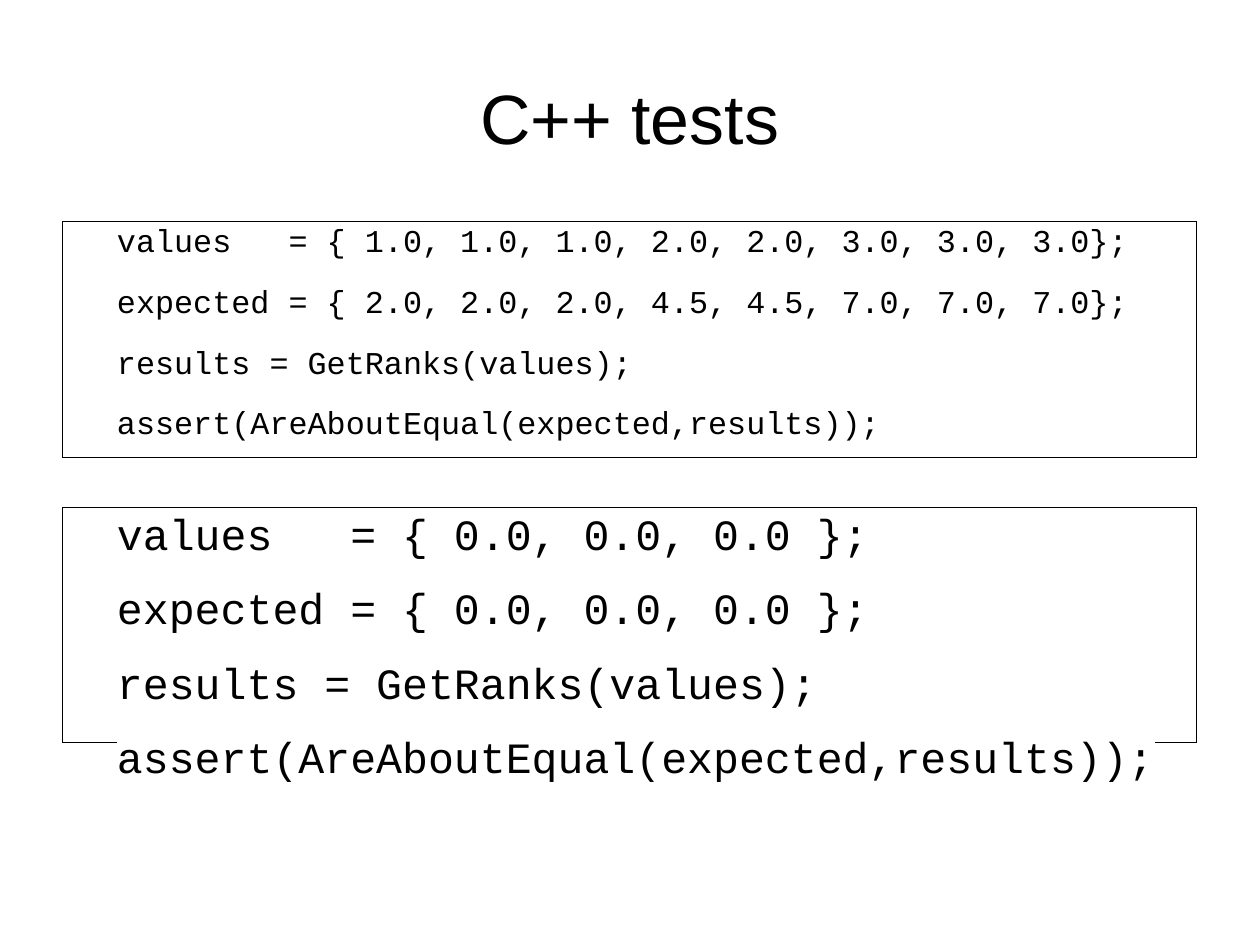
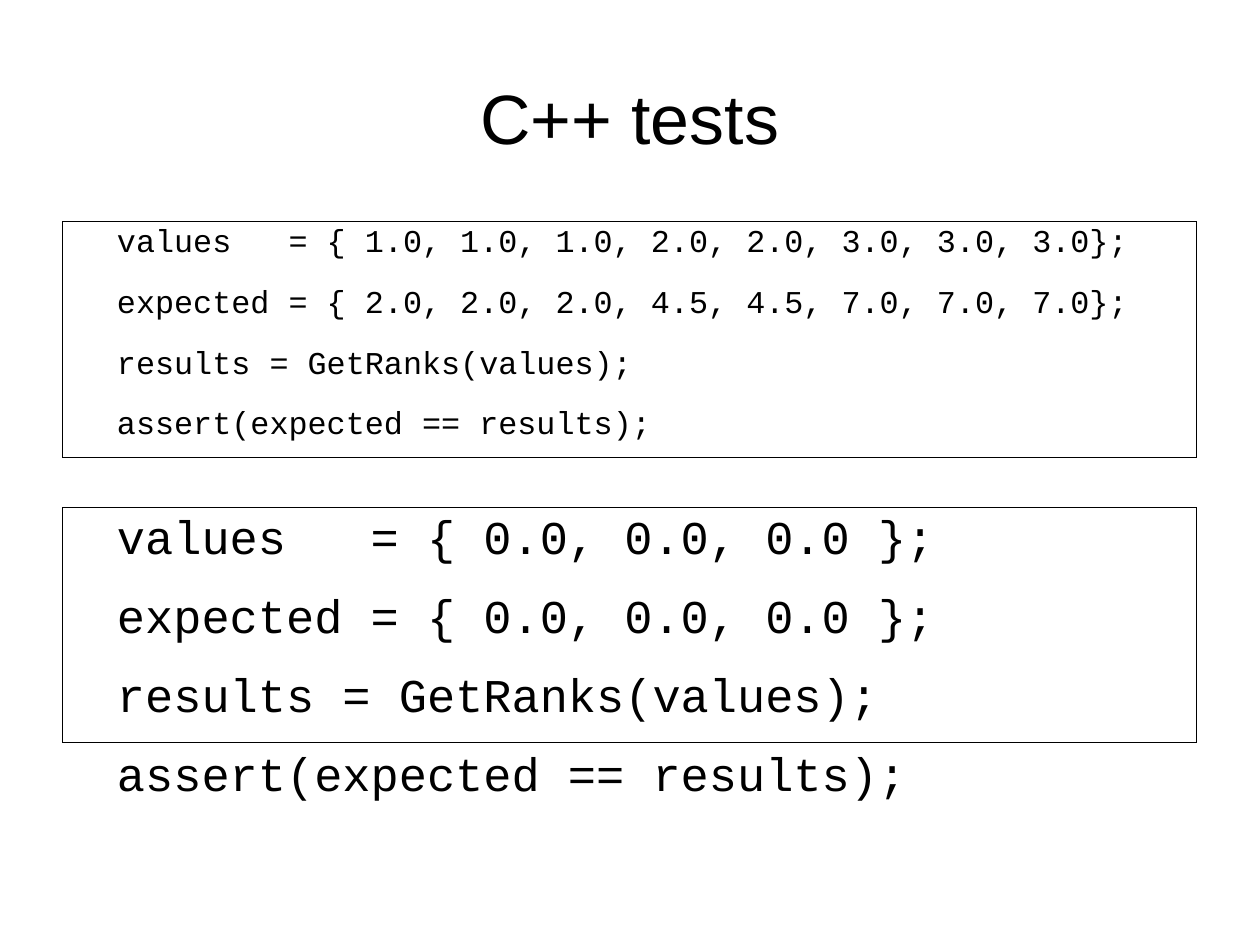
Before and after one commit to richelbilderbeek/CppPresentations, a slide deck: slide 62 of TestDrivenDevelopment/TestDrivenDevelopment.odp. Drawn at 1260x945 pixels with LibreOffice and Linux fonts; fonts in the diff are those of the drawing. Boxes give left, top, right and bottom in pixels: in the first picture for what was removed or moved away, otherwise in the second. Text is boxed around its words. In the diff, an @@ line names an element or a change of style, - is before the commit and + after.

```diff
--- a/TestDrivenDevelopment/TestDrivenDevelopment.odp
+++ b/TestDrivenDevelopment/TestDrivenDevelopment.odp
@@ text at box(117, 411, 651, 441): text changed @@
-assert(AreAboutEqual(expected,results));
+assert(expected == results);
@@ text at box(117, 520, 878, 722): size 27.2 to 29.6 pt in "values = { 0.0, 0.0, 0.0 };", "expected = { 0.0, 0.0, 0.0 };", "results = GetRanks(values);" @@
@@ text at box(117, 757, 907, 801): text changed; size 27.2 to 29.6 pt @@
-assert(AreAboutEqual(expected,results));
+assert(expected == results);
```
Also in this commit, not shown: 14 other slides changed, 1 slide removed, 4 other files.
